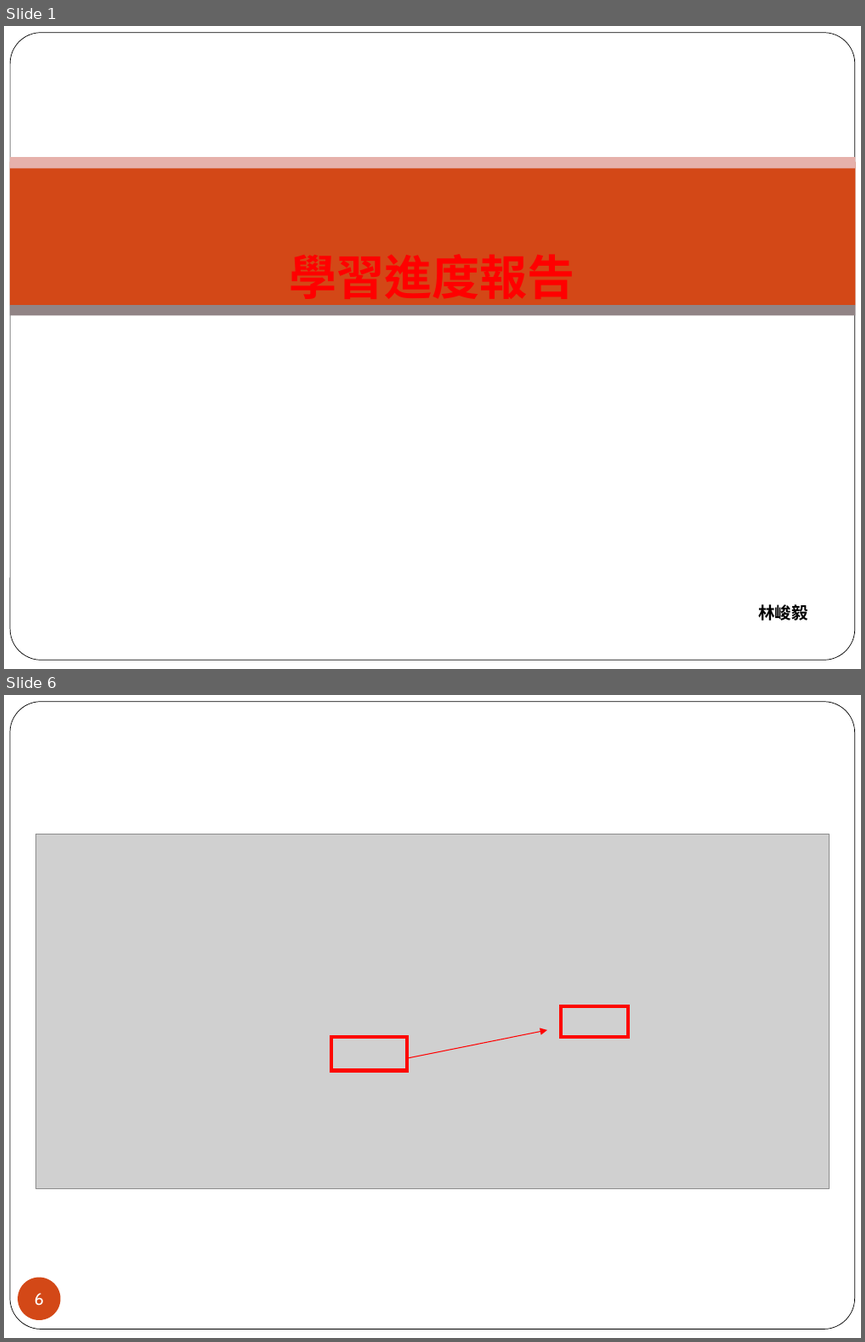
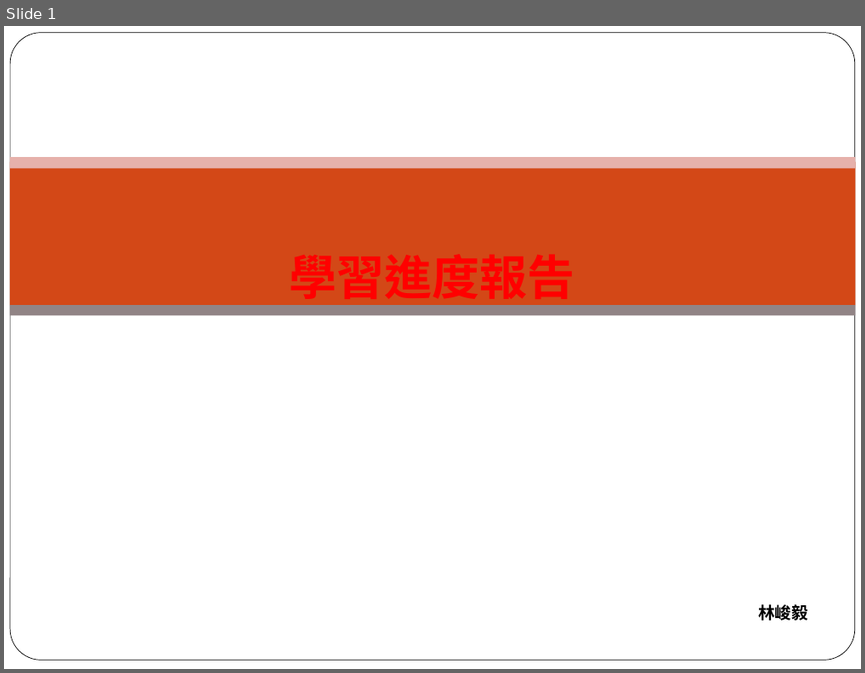
Before and after one commit to a20017428/gh, a slide deck: 週報/FUR/林峻毅(20240603)/林峻毅_週報_1211.ppt. Shown one above the other, each under a label of ours: slides 1 and 6 before the commit, slide 1 after it; the slides between them are not shown. The pictures are 865x1342 and 865x673 pixels, drawn with LibreOffice and Linux fonts; fonts in the diff are those of the drawing; grey boxes stand for pictures; background and template pictures are left out. Boxes give left, top, right and bottom in pixels: in the first picture for what was removed or moved away, otherwise in the second. Text is boxed around its words. In the diff, an @@ line names an element or a change of style, - is before the commit and + after.

```diff
--- a/週報/FUR/林峻毅(20240603)/林峻毅_週報_1211.ppt
+++ b/週報/FUR/林峻毅(20240603)/林峻毅_週報_1211.ppt
@@ slide 6 removed at [4, 695, 861, 1338], background picture (left out); not listed: 1 template element that a slide beside it also shows @@
@@ picture removed at [35, 834, 828, 1189] @@
@@ rectangle removed at [561, 1006, 629, 1036] @@
@@ rectangle removed at [331, 1037, 408, 1071] @@
@@ arrow removed from (408, 1058) to (547, 1030) @@
@@ page number removed at [18, 1276, 61, 1320] @@
-6
```
Also in this commit, not shown: 15 slides added, 23 other slides removed, 22 other files.
